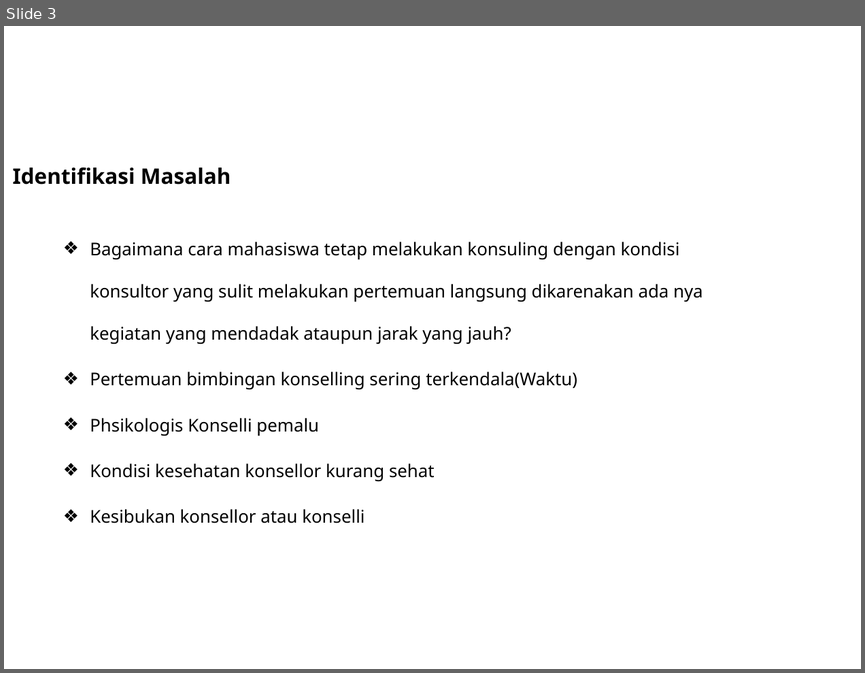
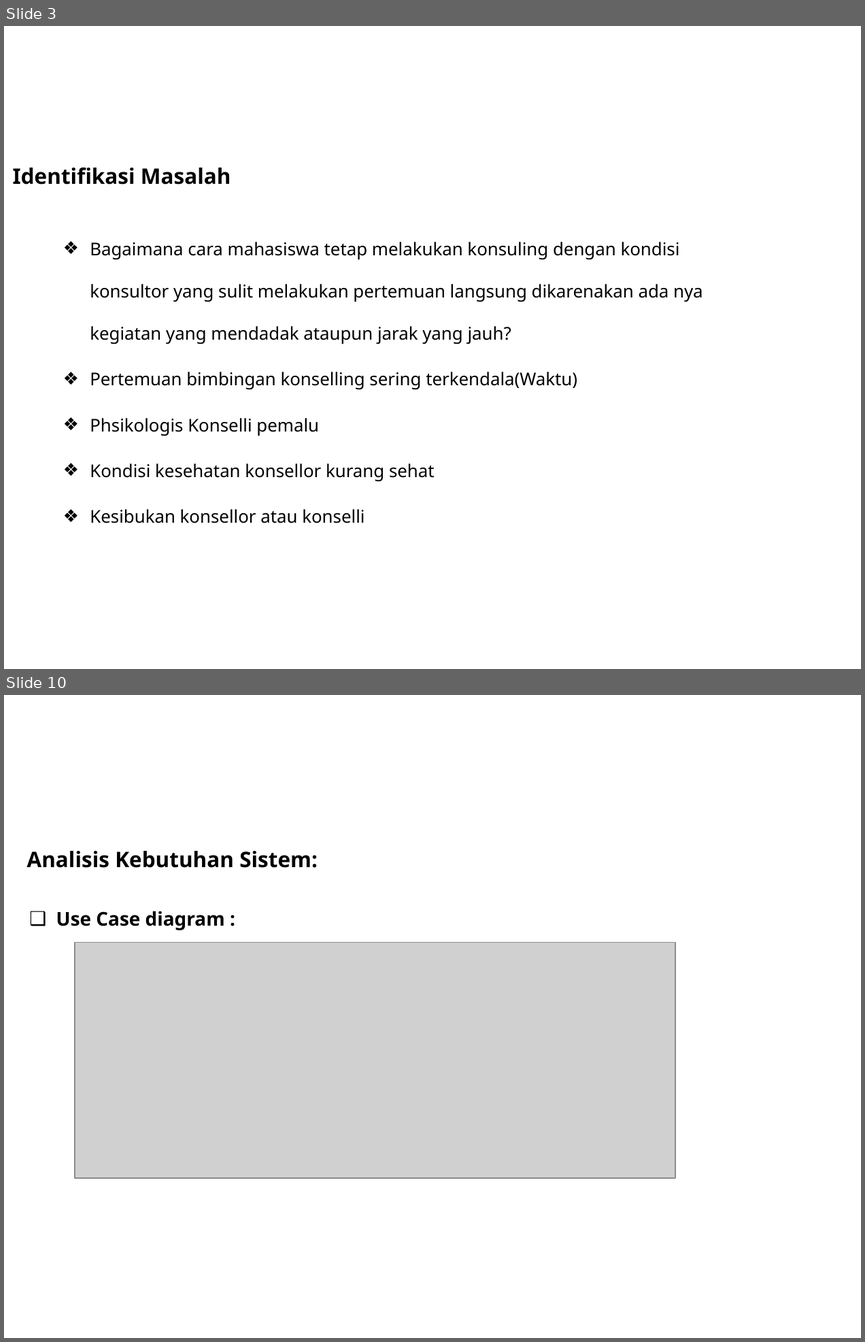
Before and after one commit to DoengJoeng/Skripsi, a slide deck: File Jurnal & point revisi/Persentasi Sistem Pakar.pptx. Shown one above the other, each under a label of ours: slide 3 before the commit, slides 3 and 10 after it; the slides between them are not shown. The pictures are 865x673 and 865x1342 pixels, drawn with LibreOffice and Linux fonts; fonts in the diff are those of the drawing; grey boxes stand for pictures; background and template pictures are left out. Boxes give left, top, right and bottom in pixels: in the first picture for what was removed or moved away, otherwise in the second. Text is boxed around its words. In the diff, an @@ line names an element or a change of style, - is before the commit and + after.

Commit message:
pembuatan persentasi Aplikasi sistem pakar

```diff
--- a/File Jurnal & point revisi/Persentasi Sistem Pakar.pptx
+++ b/File Jurnal & point revisi/Persentasi Sistem Pakar.pptx
@@ slide 10 added at (x1=4, y1=695, x2=861, y2=1338), background picture (left out) @@
@@ text added at (x1=27, y1=851, x2=317, y2=868), 18 pt, text #000000, bold @@
+Analisis Kebutuhan Sistem:
@@ title added at (x1=56, y1=911, x2=225, y2=930), 16 pt, text #000000, bold @@
+❑ Use Case diagram :
@@ picture added at (x1=75, y1=942, x2=676, y2=1177) @@
```
Also in this commit, not shown: 10 other slides added, 1 slide removed, 4 other files.
